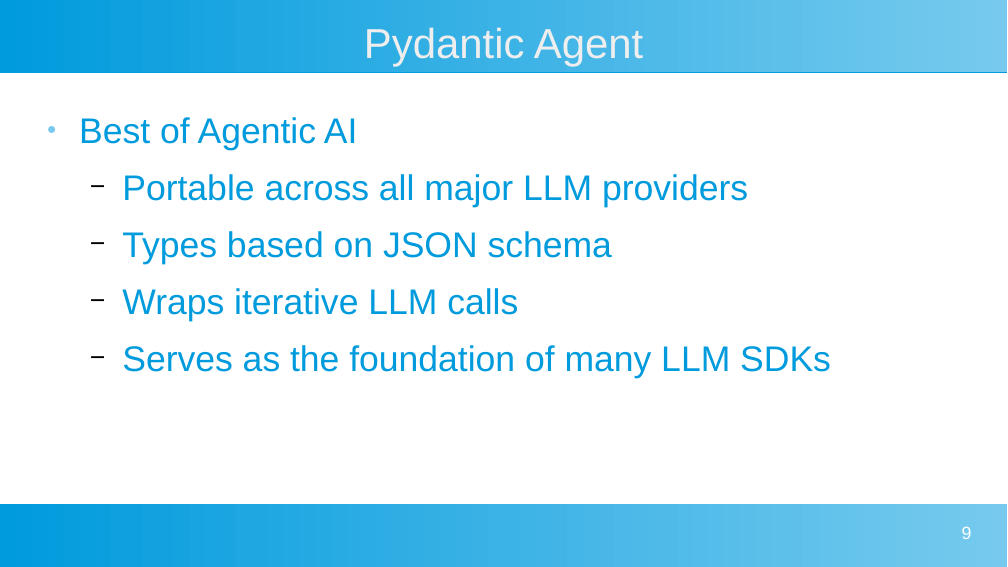
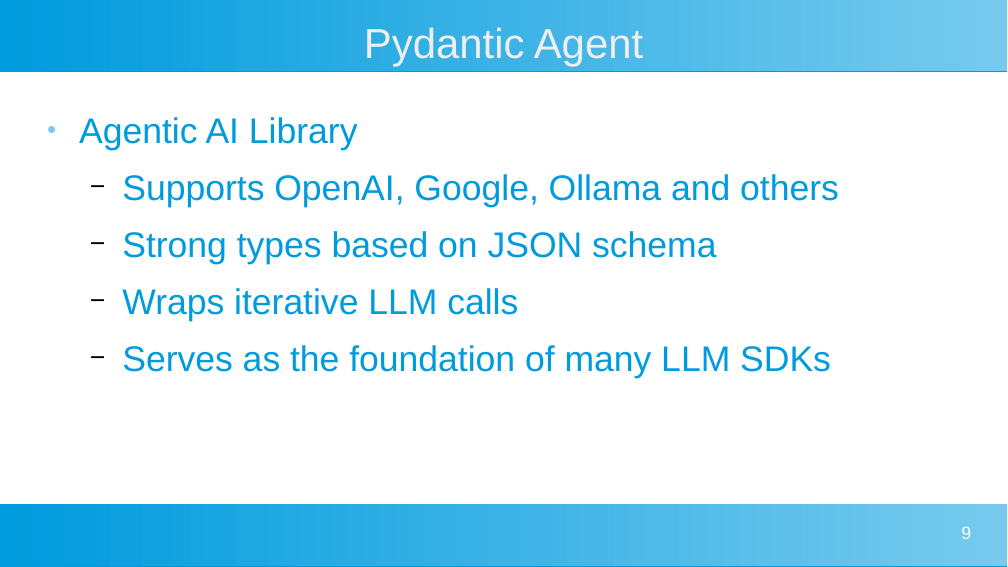
Before and after one commit to DarlowieTechnology/a_bridge_too_far, a slide deck: slide 9 of architecture/Project Presentation v1.pptx. Drawn at 1008x567 pixels with LibreOffice and Linux fonts; fonts in the diff are those of the drawing. Boxes give left, top, right and bottom in pixels: in the first picture for what was removed or moved away, otherwise in the second. Text is boxed around its words. In the diff, an @@ line names an element or a change of style, - is before the commit and + after.

```diff
--- a/architecture/Project Presentation v1.pptx
+++ b/architecture/Project Presentation v1.pptx
@@ text at [79,117,839,265]: text changed @@
-● Best of Agentic AI
-  − Portable across all major LLM providers
-  − Types based on JSON schema
+● Agentic AI Library
+  − Supports OpenAI, Google, Ollama and others
+  − Strong types based on JSON schema
```
Also in this commit, not shown: 3 other slides changed, 4 slides added, 1 other file.
